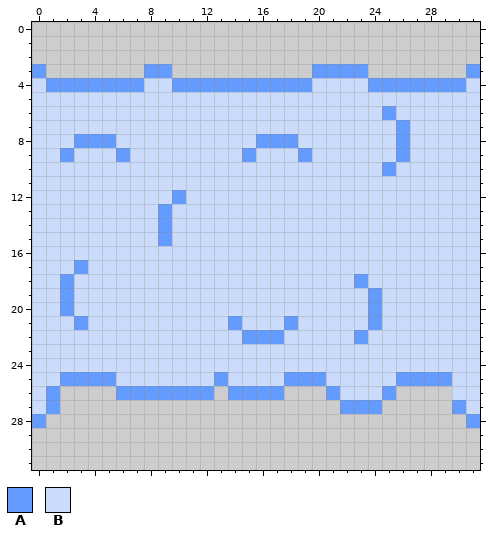
One commit to this pixel-art sprite: art/level/cloud-mid.png. The first picture shows the starting point.
The file is 64x64 pixels, drawn in blocks of 2x2; one block is one cell here.
Palette (. is transparent): A #639bff  B #cbdbfc
Pixels before, first column x 0:
 3 A.......AA..........AAAA.......A
 4 BAAAAAAABBAAAAAAAAAABBBBAAAAAAAB
 5 BBBBBBBBBBBBBBBBBBBBBBBBBBBBBBBB
 6 BBBBBBBBBBBBBBBBBBBBBBBBBABBBBBB
 7 BBBBBBBBBBBBBBBBBBBBBBBBBBABBBBB
 8 BBBAAABBBBBBBBBBAAABBBBBBBABBBBB
 9 BBABBBABBBBBBBBABBBABBBBBBABBBBB
10 BBBBBBBBBBBBBBBBBBBBBBBBBABBBBBB
11 BBBBBBBBBBBBBBBBBBBBBBBBBBBBBBBB
12 BBBBBBBBBBABBBBBBBBBBBBBBBBBBBBB
13 BBBBBBBBBABBBBBBBBBBBBBBBBBBBBBB
14 BBBBBBBBBABBBBBBBBBBBBBBBBBBBBBB
15 BBBBBBBBBABBBBBBBBBBBBBBBBBBBBBB
16 BBBBBBBBBBBBBBBBBBBBBBBBBBBBBBBB
17 BBBABBBBBBBBBBBBBBBBBBBBBBBBBBBB
18 BBABBBBBBBBBBBBBBBBBBBBABBBBBBBB
19 BBABBBBBBBBBBBBBBBBBBBBBABBBBBBB
20 BBABBBBBBBBBBBBBBBBBBBBBABBBBBBB
21 BBBABBBBBBBBBBABBBABBBBBABBBBBBB
22 BBBBBBBBBBBBBBBAAABBBBBABBBBBBBB
23 BBBBBBBBBBBBBBBBBBBBBBBBBBBBBBBB
24 BBBBBBBBBBBBBBBBBBBBBBBBBBBBBBBB
25 BBAAAABBBBBBBABBBBAAABBBBBAAAABB
26 BA....AAAAAAA.AAAA...ABBBA....BB
27 BA....................AAA.....AB
28 A..............................A
And afterwards:
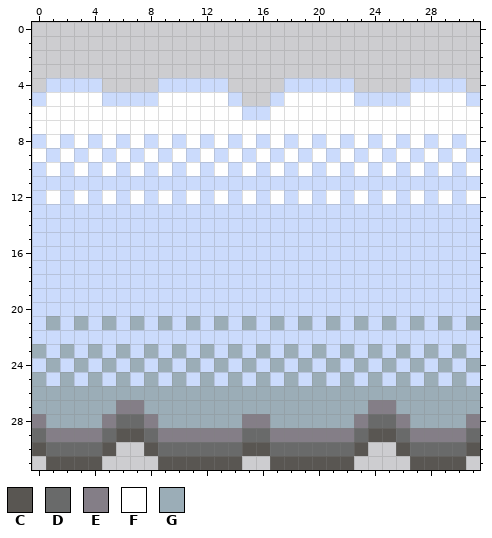
Colours new in this view: C #595652  D #696a6a  E #847e87  F #ffffff  G #9badb7
Difference:
Changed rows in their new state; - is an unchanged pixel.
first column x 0:
 3 .-------..----------....-------.
 4 .BBBB....-BBBB....BB---....BBBB.
 5 -FFFF----FFFFF-..-FFFFF----FFFF-
 6 FFFFFFFFFFFFFFF--FFFFFFFFFFFFFFF
 7 FFFFFFFFFFFFFFFFFFFFFFFFFFFFFFFF
 8 -F-FBF-F-F-F-F-FBFBF-F-F-FBF-F-F
 9 F-F-F-F-F-F-F-FBF-FBF-F-F-F-F-F-
10 -F-F-F-F-F-F-F-F-F-F-F-F-F-F-F-F
12 -F-F-F-F-FBF-F-F-F-F-F-F-F-F-F-F
13 ---------B----------------------
14 ---------B----------------------
15 ---------B----------------------
17 ---B----------------------------
18 --B--------------------B--------
19 --B---------------------B-------
20 --B---------------------B-------
21 -G-G-G-G-G-G-GBG-GBG-G-GBG-G-G-G
22 ---------------BBB-----B--------
23 G-G-G-G-G-G-G-G-G-G-G-G-G-G-G-G-
24 -G-G-G-G-G-G-G-G-G-G-G-G-G-G-G-G
25 G-GBGBG-G-G-GBG-G-GBG-G-G-GBGBG-
26 GGGGGGGGGGGGGGGGGGGGGGGGGGGGGGGG
27 GGGGGGEEGGGGGGGGGGGGGGGGEEGGGGGG
28 EGGGGEDDEGGGGGGEEGGGGGGEDDEGGGGE
29 DEEEEDCCDEEEEEEDDEEEEEEDCCDEEEED
30 CDDDDC--CDDDDDDCCDDDDDDC--CDDDDC
31 -CCCC----CCCCCC--CCCCCC----CCCC-
Pixel boxes of the changes (left, top, right, bottom) in both pictures:
changed: (32, 64, 480, 470)
